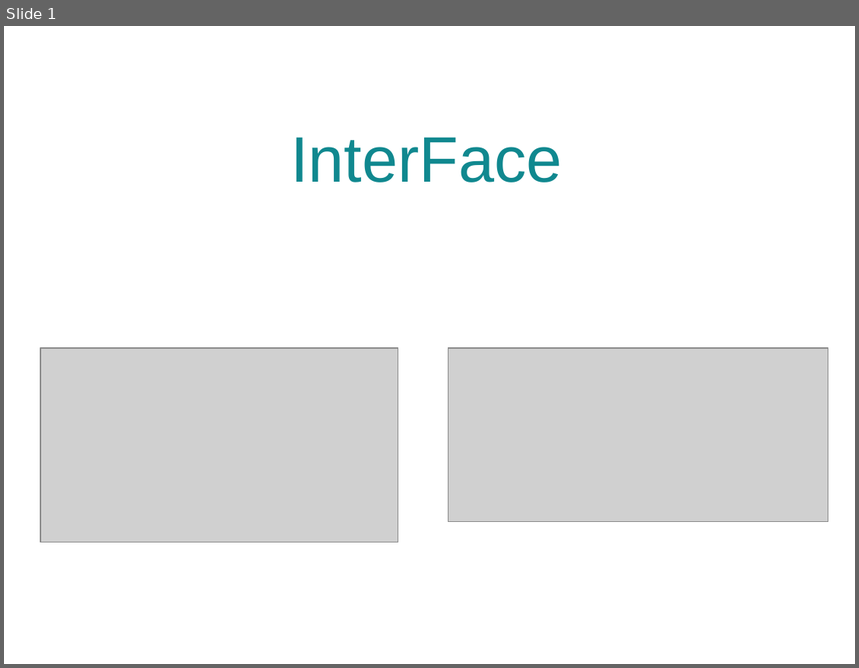
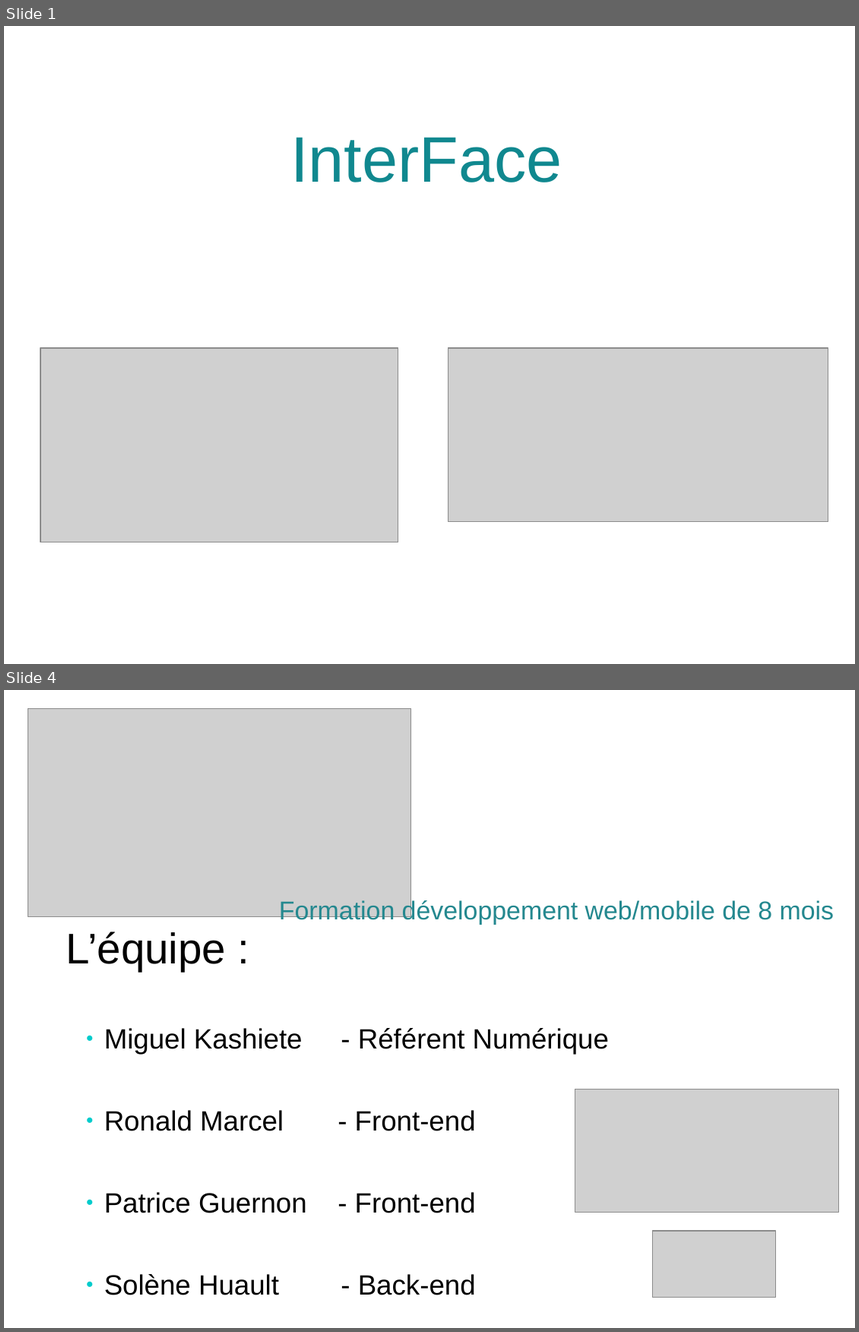
Before and after one commit to solenehuault/projets_certif, a slide deck: FACE/slides-face.odp. Shown one above the other, each under a label of ours: slide 1 before the commit, slides 1 and 4 after it; the slides between them are not shown. The pictures are 859x668 and 859x1332 pixels, drawn with LibreOffice and Linux fonts; fonts in the diff are those of the drawing; grey boxes stand for pictures. Boxes give left, top, right and bottom in pixels: in the first picture for what was removed or moved away, otherwise in the second. Text is boxed around its words. In the diff, an @@ line names an element or a change of style, - is before the commit and + after.

Commit message:
Ajout des slides équipe et fiche signalétique

```diff
--- a/FACE/slides-face.odp
+++ b/FACE/slides-face.odp
@@ slide 4 added at [4,690,855,1328], background #FFFFFF @@
@@ picture added at [28,708,411,917] @@
@@ text added at [279,899,835,925], 24 pt, text #24888F @@
+Formation développement web/mobile de 8 mois
@@ text added at [66,932,609,1296], 26 pt, text #000000 @@
+L’équipe :
+● Miguel Kashiete - Référent Numérique
+● Ronald Marcel - Front-end
+● Patrice Guernon - Front-end
+● Solène Huault - Back-end
@@ picture added at [576,1089,840,1213] @@
@@ picture added at [654,1231,776,1299] @@
```
Also in this commit, not shown: 1 slide changed, 2 other slides added, 2 slides removed.
